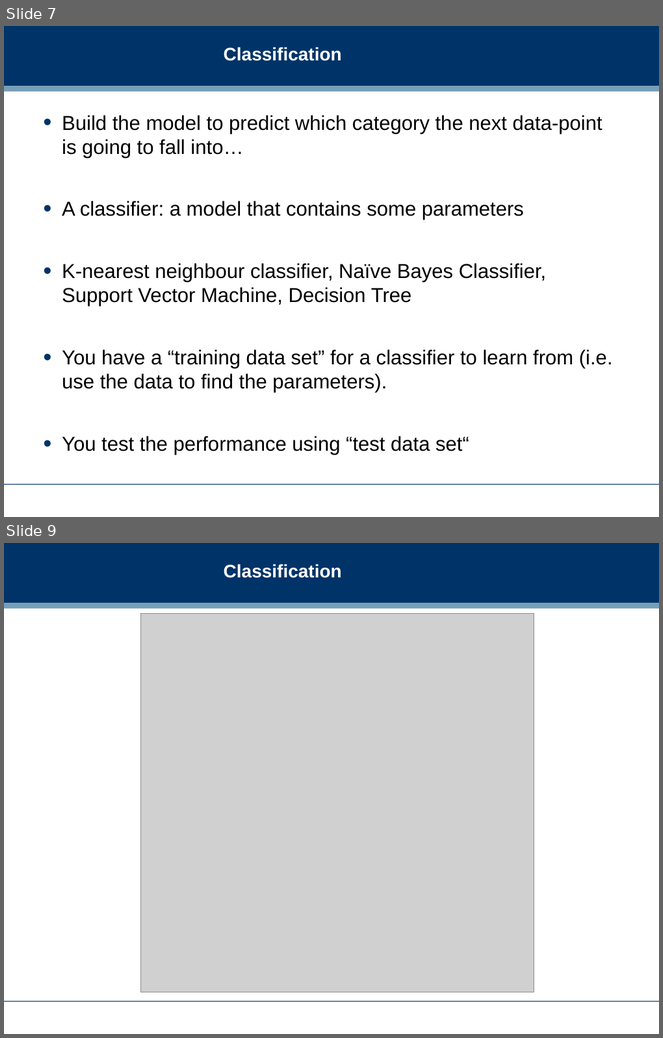
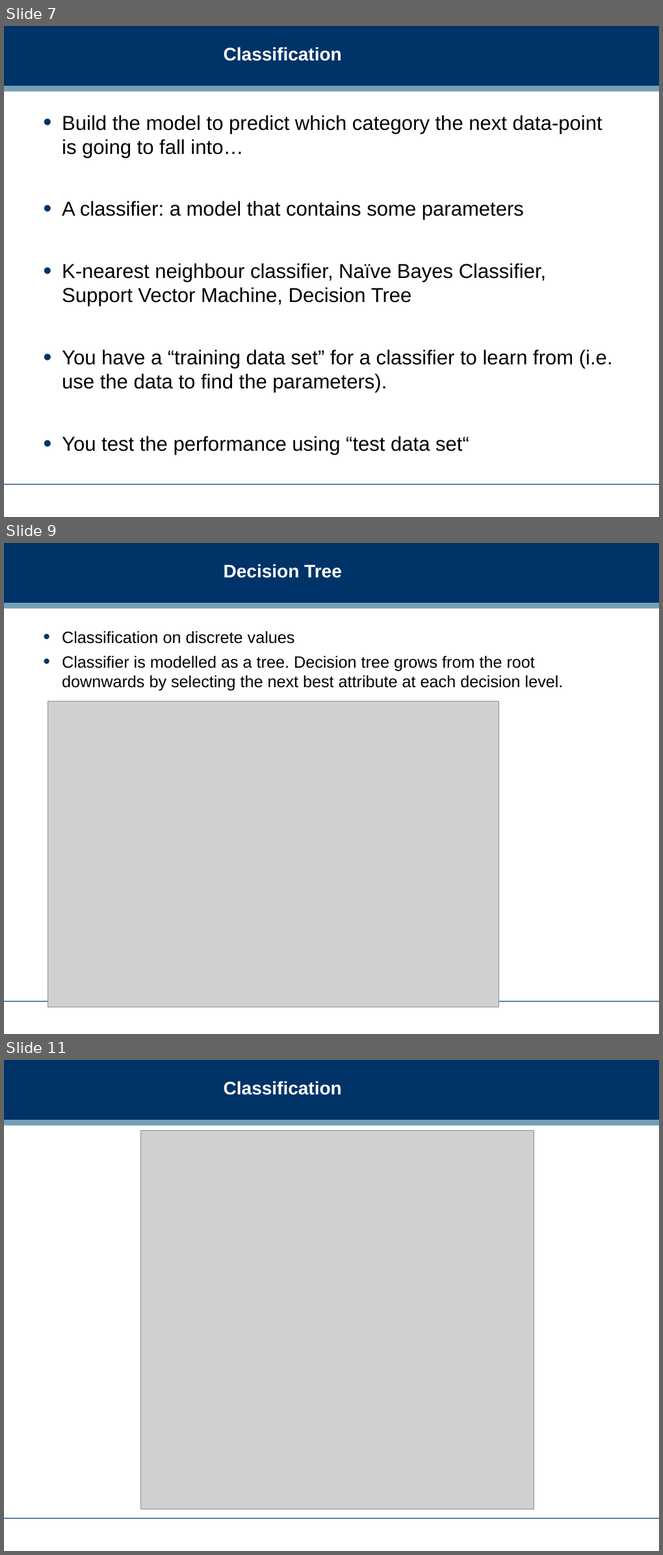
Before and after one commit to dreamind/ix, a slide deck: lectures/analysis/tools-analysis-2.ppt. Shown one above the other, each under a label of ours: slides 7 and 9 before the commit, slides 7, 9 and 11 after it; the slides between them are not shown. The pictures are 663x1038 and 663x1555 pixels, drawn with LibreOffice and Linux fonts; fonts in the diff are those of the drawing; grey boxes stand for pictures; background and template pictures are left out. Boxes give left, top, right and bottom in pixels: in the first picture for what was removed or moved away, otherwise in the second. Text is boxed around its words. In the diff, an @@ line names an element or a change of style, - is before the commit and + after.

```diff
--- a/lectures/analysis/tools-analysis-2.ppt
+++ b/lectures/analysis/tools-analysis-2.ppt
@@ slide 9 added at [4, 543, 659, 1034], background #FFFFFF; not listed: 3 template elements that a slide beside it also shows @@
@@ title added at [224, 564, 342, 578], 20 pt, text #FFFFFF, bold @@
+Decision Tree
@@ text added at [62, 631, 564, 691], 18 pt, text #000000 @@
+• Classification on discrete values
+• Classifier is modelled as a tree. Decision tree grows from the root downwards by selecting the next best attribute at each decision level.
@@ picture added at [48, 701, 499, 1008] @@
@@ what was slide 9 is now slide 11 @@
```
Also in this commit, not shown: 1 slide changed, 1 other slide added, 8 other files.
